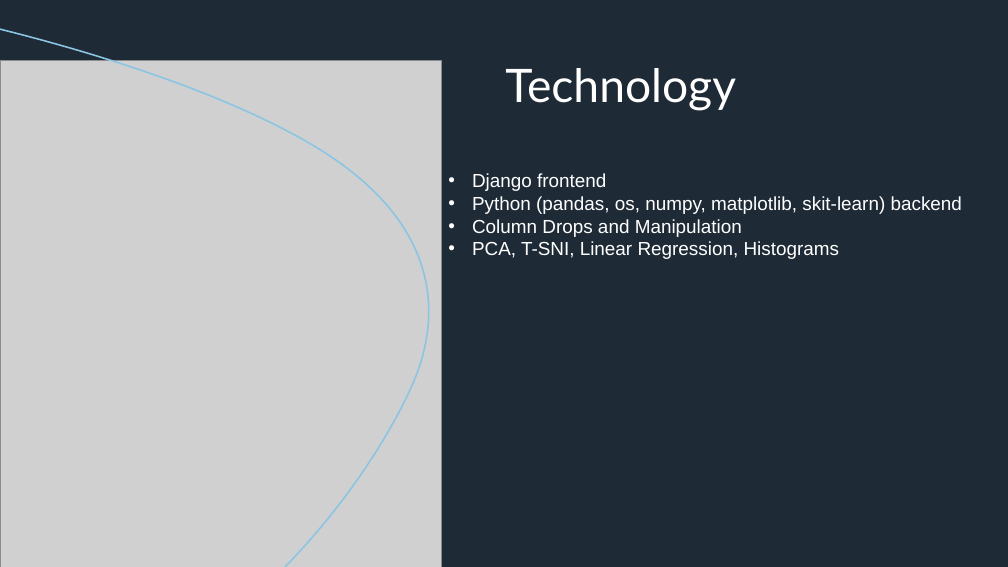
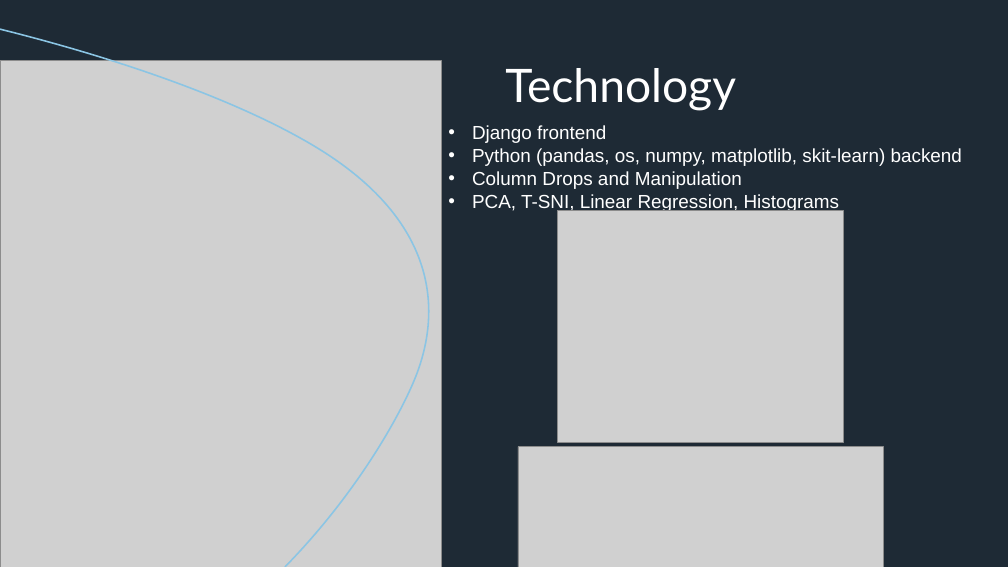
Before and after one commit to CS340-21/MathMajorsUnite, a slide deck: slide 4 of Dolphyn_Insights_Final_Presentation.pptx. Drawn at 1008x567 pixels with LibreOffice and Linux fonts; fonts in the diff are those of the drawing; grey boxes stand for pictures. Boxes give left, top, right and bottom in pixels: in the first picture for what was removed or moved away, otherwise in the second. Text is boxed around its words. In the diff, an @@ line names an element or a change of style, - is before the commit and + after.

Commit message:
Last Change

```diff
--- a/Dolphyn_Insights_Final_Presentation.pptx
+++ b/Dolphyn_Insights_Final_Presentation.pptx
@@ text "Django frontend": place and size @@
-text "Django frontend" at box(472, 173, 962, 259)
+text "Django frontend" at box(472, 125, 962, 212)
@@ picture added at box(557, 211, 844, 442) @@
@@ picture added at box(518, 447, 883, 567) @@
```
